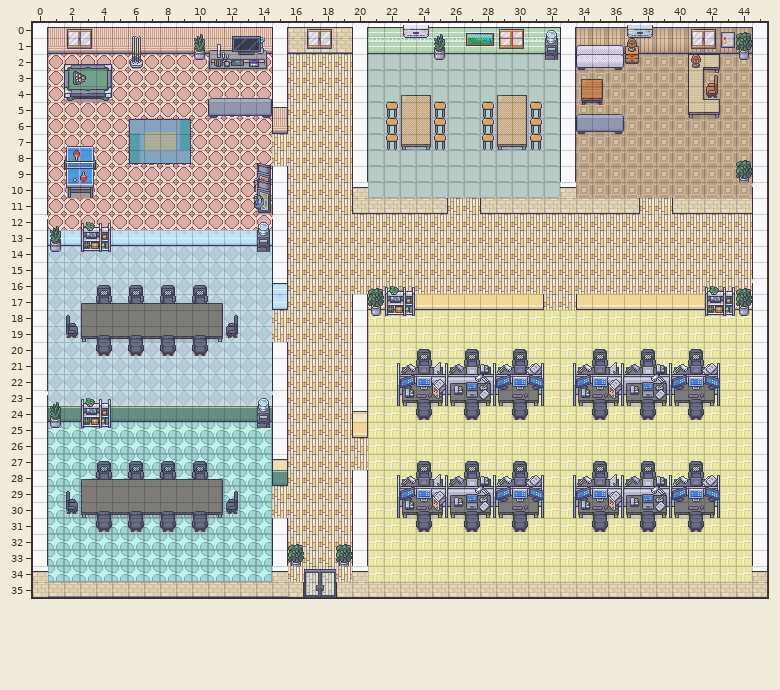
An edit to a level. Tiled map (JSON), public/assets/map/Summer_20.json. The first picture shows the starting point.
Cells are 32x32 px. Shown: x 0..45, y 0..35. Tiles whose own drawing changed are shown in their newer look in all pictures.
New version:
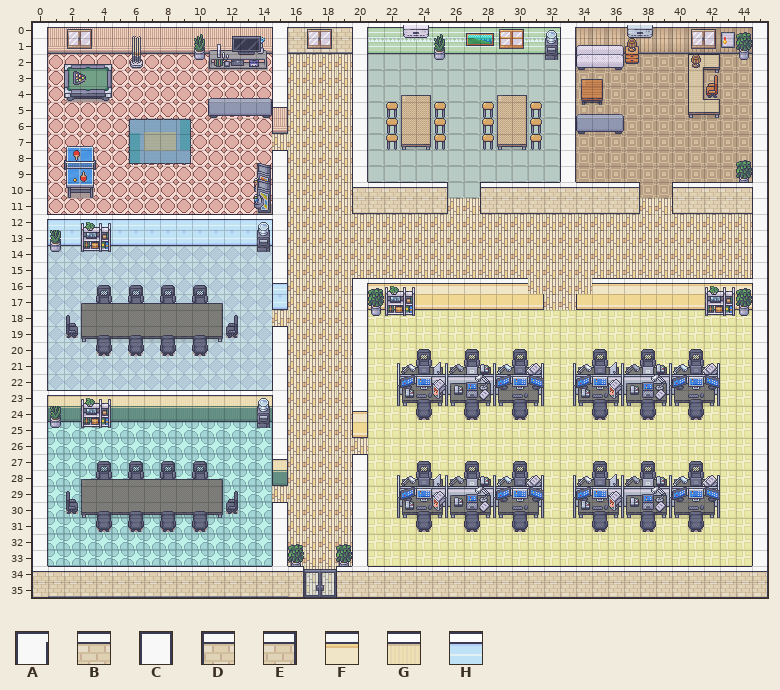
Key: from "FloorAndGround": A 28, B 1057; from "FloorAndGround_origin": C 92, D 1056, E 1058, F 1185, G 1719, H 1975.
Objects are placed by their top-left corner, in cells (3,4 is the top-left corner of cell 3,4); size is 1x1 cell unless given.
Edits made:
Layer "Wall":
A new object: C at 15,8.
A new object: B at 24,10.
A new object: B at 23,10.
A new object: B at 22,10.
A new object: B at 21,10.
A new object: B at 29,10.
A new object: B at 30,10.
A new object: B at 31,10.
A new object: B at 32,10.
A new object: B at 34,10.
A new object: B at 35,10.
A new object: B at 36,10.
A new object: B at 41,10.
A new object: B at 42,10.
A new object: B at 43,10.
A new object: B at 44,10.
A new object: D at 40,10.
A new object: E at 37,10.
A new object: E at 25,10.
A new object: D at 28,10.
A new object: H at 1,12.
A new object: H at 2,12.
A new object: H at 3,12.
A new object: H at 4,12.
A new object: H at 5,12.
A new object: H at 6,12.
A new object: H at 7,12.
A new object: H at 8,12.
A new object: H at 9,12.
A new object: H at 10,12.
A new object: H at 11,12.
A new object: H at 12,12.
A new object: H at 13,12.
A new object: H at 14,12.
A new object: F at 21,16.
A new object: F at 22,16.
A new object: F at 24,16.
A new object: F at 23,16.
A new object: F at 25,16.
A new object: F at 26,16.
A new object: F at 27,16.
A new object: F at 28,16.
A new object: F at 29,16.
A new object: F at 30,16.
A new object: F at 35,16.
A new object: F at 36,16.
A new object: F at 38,16.
A new object: F at 37,16.
A new object: F at 39,16.
A new object: F at 44,16.
A new object: F at 40,16.
A new object: F at 41,16.
A new object: F at 42,16.
A new object: F at 43,16.
A new object: A at 20,16.
A new object: C at 15,19.
A new object: G at 1,23.
A new object: G at 2,23.
A new object: G at 3,23.
A new object: G at 4,23.
A new object: G at 5,23.
A new object: G at 6,23.
A new object: G at 7,23.
A new object: G at 9,23.
A new object: G at 11,23.
A new object: G at 13,23.
A new object: G at 14,23.
A new object: G at 12,23.
A new object: G at 10,23.
A new object: G at 8,23.
A new object: C at 20,27.
A new object: C at 15,30.
A new object: B at 21,34.
A new object: B at 22,34.
A new object: B at 23,34.
A new object: B at 24,34.
A new object: B at 26,34.
A new object: B at 25,34.
A new object: B at 28,34.
A new object: B at 27,34.
A new object: B at 29,34.
A new object: B at 30,34.
A new object: B at 31,34.
A new object: B at 33,34.
A new object: B at 32,34.
A new object: B at 34,34.
A new object: B at 36,34.
A new object: B at 35,34.
A new object: B at 37,34.
A new object: B at 38,34.
A new object: B at 39,34.
A new object: B at 40,34.
A new object: B at 41,34.
A new object: B at 43,34.
A new object: B at 44,34.
A new object: B at 42,34.
A new object: B at 1,34.
A new object: B at 2,34.
A new object: B at 3,34.
A new object: B at 5,34.
A new object: B at 4,34.
A new object: B at 6,34.
A new object: B at 8,34.
A new object: B at 7,34.
A new object: B at 9,34.
A new object: B at 10,34.
A new object: B at 12,34.
A new object: B at 14,34.
A new object: B at 13,34.
A new object: B at 11,34.
A new object: E at 16,34.
A new object: D at 19,34.
